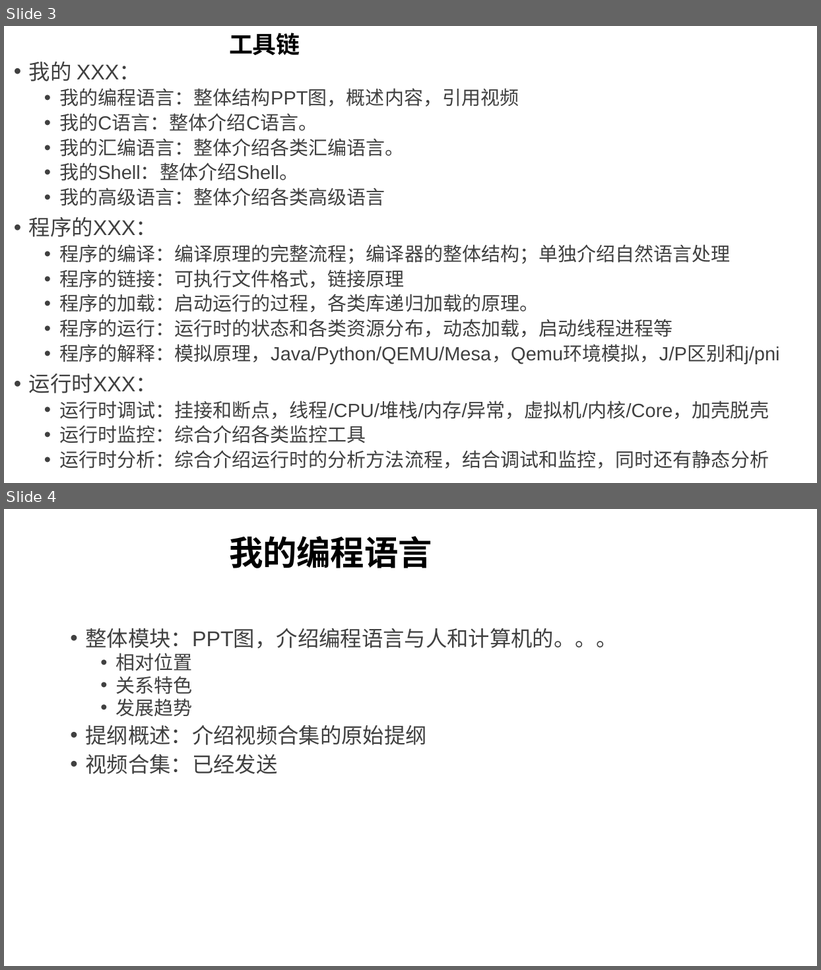
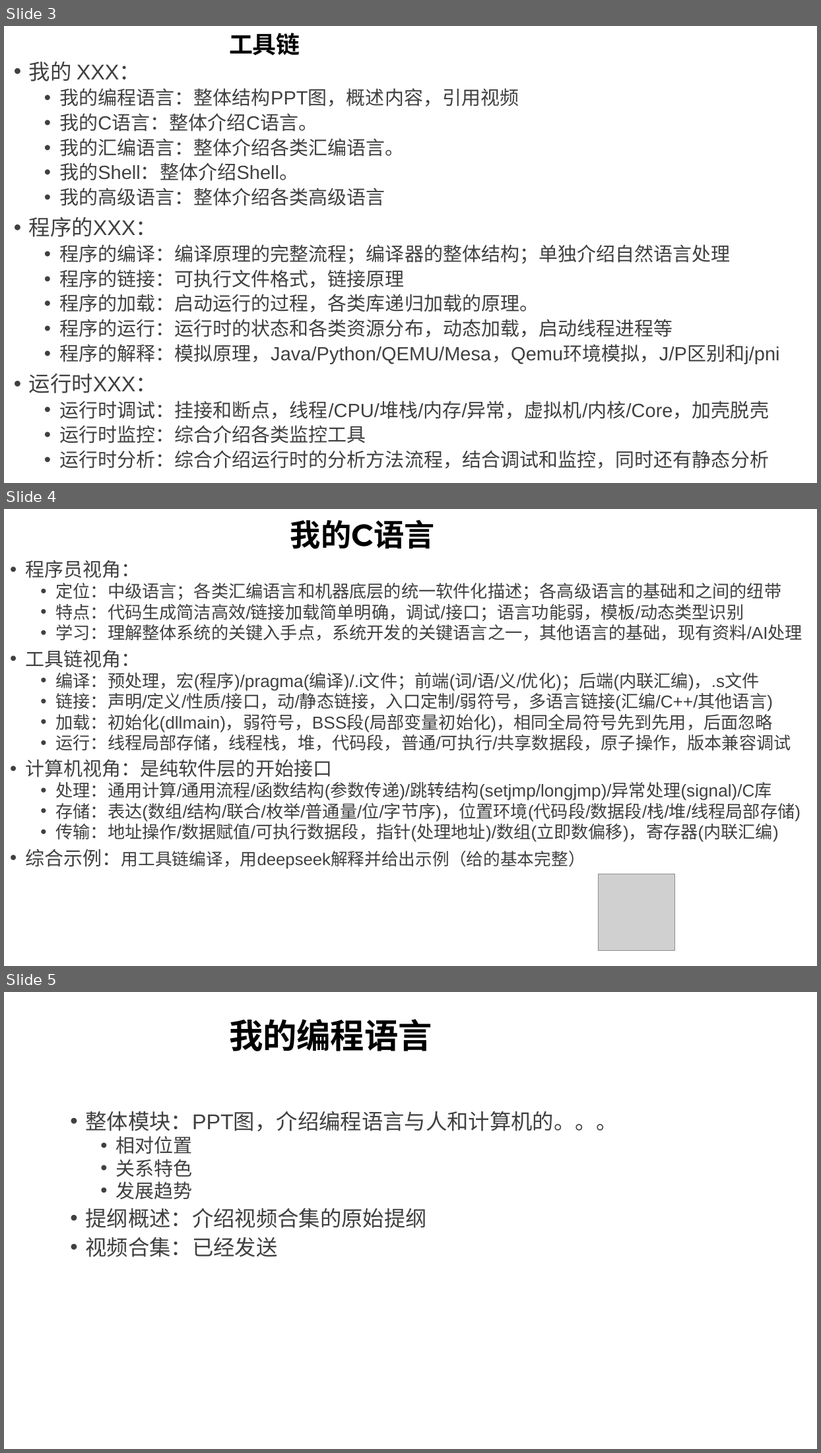
Before and after one commit to GavinKoeng/it-talks, a slide deck: it-talks.pptx. Shown one above the other, each under a label of ours: slides 3 and 4 before the commit, slides 3, 4 and 5 after it. The pictures are 821x970 and 821x1453 pixels, drawn with LibreOffice and Linux fonts; fonts in the diff are those of the drawing; grey boxes stand for pictures. Boxes give left, top, right and bottom in pixels: in the first picture for what was removed or moved away, otherwise in the second. Text is boxed around its words. In the diff, an @@ line names an element or a change of style, - is before the commit and + after.

Commit message:
it-talks.pptx: 更新"我的C语言"视频组提纲

```diff
--- a/it-talks.pptx
+++ b/it-talks.pptx
@@ slide 4 added at (4, 509, 817, 966), background #FFFFFF @@
@@ title added at (290, 520, 435, 549), 36 pt, text #000000, bold @@
+我的C语言
@@ text added at (25, 560, 803, 869), 20.4 pt, text #404040 @@
+• 程序员视角：
+  • 定位：中级语言；各类汇编语言和机器底层的统一软件化描述；各高级语言的基础和之间的纽带
+  • 特点：代码生成简洁高效/链接加载简单明确，调试/接口；语言功能弱，模板/动态类型识别
+  • 学习：理解整体系统的关键入手点，系统开发的关键语言之一，其他语言的基础，现有资料/AI处理
+• 工具链视角：
+  • 编译：预处理，宏(程序)/pragma(编译)/.i文件；前端(词/语/义/优化)；后端(内联汇编)，.s文件
+  • 链接：声明/定义/性质/接口，动/静态链接，入口定制/弱符号，多语言链接(汇编/C++/其他语言)
+  • 加载：初始化(dllmain)，弱符号，BSS段(局部变量初始化)，相同全局符号先到先用，后面忽略
+  • 运行：线程局部存储，线程栈，堆，代码段，普通/可执行/共享数据段，原子操作，版本兼容调试
+• 计算机视角：是纯软件层的开始接口
+  • 处理：通用计算/通用流程/函数结构(参数传递)/跳转结构(setjmp/longjmp)/异常处理(signal)/C库
+  • 存储：表达(数组/结构/联合/枚举/普通量/位/字节序)，位置环境(代码段/数据段/栈/堆/线程局部存储)
+  • 传输：地址操作/数据赋值/可执行数据段，指针(处理地址)/数组(立即数偏移)，寄存器(内联汇编)
+• 综合示例：用工具链编译，用deepseek解释并给出示例（给的基本完整）
@@ picture added at (599, 875, 675, 951) @@
@@ what was slide 4 is now slide 5 @@
```
